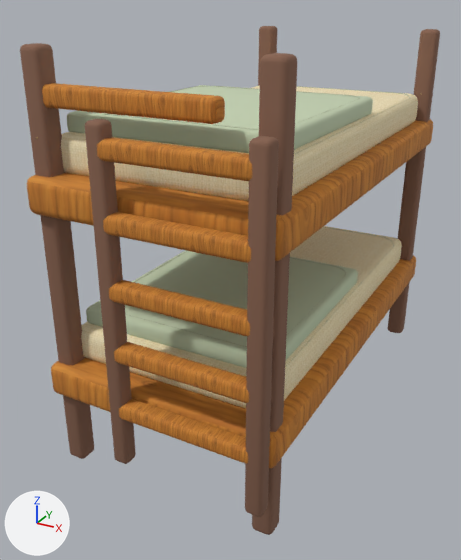
Renders of the Blender file assets-source/blender/bunk-bed.blend from each side of a commit.
The view is the same before and after, from a 50 mm lens placed at (1.26, -2.62, 1.89), pointed at (-0.09, -0.16, 0.66). The lights are fixed; the arrows at lower left show +X, +Y and +Z. The picture after the commit comes second.

In view in the first picture: 'bunk_blanket', 'bunk_blanket.001', 'bunk_guard_rail', 'bunk_ladder_rung', 'bunk_ladder_rung.001', 'bunk_ladder_rung.002', 'bunk_ladder_rung.003', 'bunk_ladder_rung.004', 'bunk_ladder_side', 'bunk_ladder_side.001', 'bunk_mattress', 'bunk_mattress.001', 'bunk_post', 'bunk_post.001', 'bunk_post.002', 'bunk_post.003', 'bunk_rail_frame', 'bunk_rail_frame.001' and 1 more.
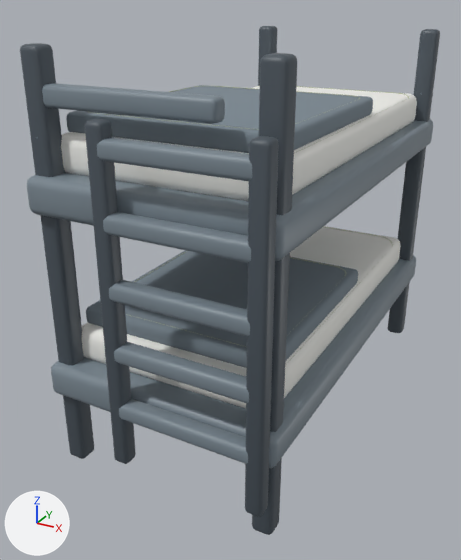
Pixel boxes [x1, y1, x2, y2] of what changed, in the pictures (461 x 560 px):
'bunk_rail_frame.001', surface changed (brown to grey)
    both: [27, 120, 433, 261]
'bunk_blanket', recoloured (darker)
    both: [86, 250, 358, 368]
'bunk_rail_frame', surface changed
    both: [51, 255, 416, 468]
'bunk_ladder_side.001', recoloured
    both: [245, 136, 279, 517]
'bunk_post', recoloured
    both: [20, 43, 94, 459]
'bunk_mattress.001', surface changed
    both: [61, 86, 417, 201]
'bunk_mattress', surface changed
    both: [81, 226, 401, 408]
'bunk_blanket.001', recoloured (darker)
    both: [67, 85, 373, 153]
'bunk_post.002', recoloured (brown to greyish blue)
    both: [252, 53, 297, 535]
'bunk_ladder_side', recoloured
    both: [85, 119, 136, 464]
'bunk_guard_rail', surface changed (brown to grey)
    both: [42, 83, 225, 124]
'bunk_post.003', recoloured (brown to greyish blue)
    both: [388, 29, 440, 333]
'bunk_ladder_rung.004', surface changed (orange to grey)
    both: [97, 137, 252, 181]
'bunk_ladder_rung.003', surface changed (brown to grey)
    both: [103, 212, 251, 263]
'bunk_ladder_rung.002', surface changed (brown to grey)
    both: [109, 280, 250, 336]
'bunk_ladder_rung.001', surface changed (brown to grey)
    both: [114, 342, 249, 403]
'bunk_ladder_rung', surface changed (brown to grey)
    both: [119, 399, 248, 464]
'bunk_post.001', recoloured (brown to greyish blue)
    both: [258, 26, 277, 86]

What the commit changed:
In material 'wood-honey-textured' (mat_wood_honey_textured), texture is no longer img_handpainted_honey_oak_png.
In material 'wood-honey-textured' (mat_wood_honey_textured), base_color is now set to (0.2, 0.25, 0.29), grey #7c8993.
In material 'wood-honey-textured' (mat_wood_honey_textured), roughness goes from 0.82 to 0.47.
In material 'linen-textured' (mat_linen_textured), texture is no longer img_handpainted_cream_linen_png.
In material 'linen-textured' (mat_linen_textured), base_color is now set to (0.9, 0.9, 0.86), white #f3f3ef.
In material 'linen-textured' (mat_linen_textured), roughness goes from 0.98 to 0.94.
Material 'upholstery-textured' (mat_upholstery_textured) changes colour from pale green #c5d3b3 to grey #7c8993; in linear values from (0.56, 0.65, 0.45) to (0.2, 0.25, 0.29).
Material 'wood-dark' (mat_wood_dark) changes colour from brown #86614d to greyish blue #4b555d; in linear values from (0.24, 0.12, 0.075) to (0.07, 0.09, 0.11).
